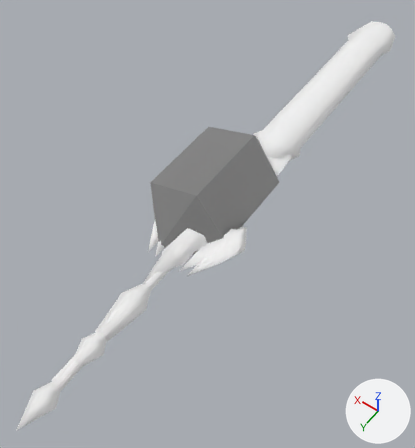
The glTF model docs/models/weapons/w14/020.glb as it was, and as the next commit left it.
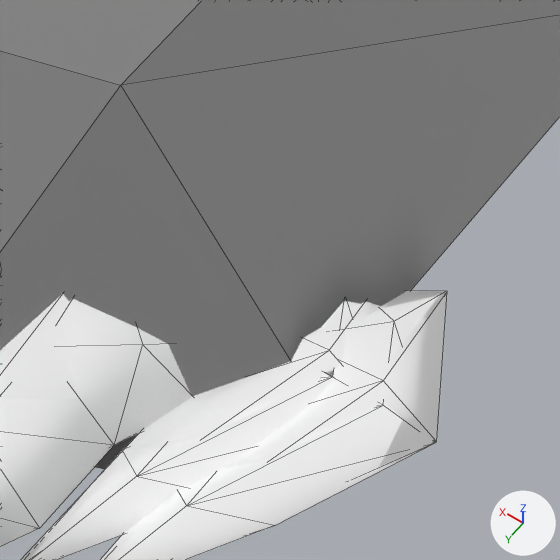
The first picture shows the older version from a 50 mm camera at (-1.03, 0.99, 2.23) aimed at (0.07, -0.54, -0.18). The close-ups show the older and then the newer version on the part from 43% to 64% of the width and 41% to 60% of the height of that picture. Only the edits that show in the close-ups are written down. Lighting does not change. The marker at lower right points along +X, +Y and +Z. The close-ups show mesh edges as thin lines. Vertices at exactly the same position are counted once.

The first close-up shows 'Group[0]', 'Group[100]', 'Group[1]', 'Group[24]', 'Group[2]'.
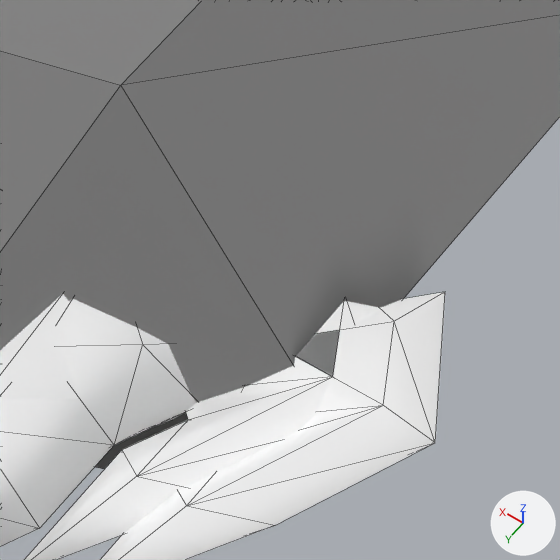
What changed in the scene script:
```text
Change me_group_1:
    used by ob_group_1; location = (0.0, 0.0, 0.0)
    remove me_group_1.from_pydata(...)  # 75 vertices, 116 faces; spans x -0.255..0.255, y -0.521..0.547, z -0.062..0.062
    add me_group_1.from_pydata(...)  # 55 vertices, 88 faces; spans x -0.253..0.253, y -0.521..0.547, z -0.062..0.062
    me_group_1 part 1: the loose piece of 7 vertices spanning x -0.255..-0.018, y -0.521..-0.124, z -0.038..0.041 is deleted
    other edits to the shape of me_group_1 do not show in these pictures
Change me_group_2:
    used by ob_group_2; location = (0.0, 0.0, 0.0)
    remove me_group_2.from_pydata(...)  # 81 vertices, 124 faces; spans x -0.21..0.209, y -0.521..0.821, z -0.062..0.062
    add me_group_2.from_pydata(...)  # 55 vertices, 88 faces; spans x -0.21..0.209, y -0.521..0.821, z -0.062..0.062
    me_group_2 part 2: the loose piece of 7 vertices spanning x -0.207..0.03, y -0.521..-0.124, z -0.038..0.041 is deleted
    other edits to the shape of me_group_2 do not show in these pictures
```

Where the change shows, as pixel boxes (x1, y1, x2, y2) in the close-ups (560 x 560 px):
'Group[1]', reshaped
    before: (100, 291, 447, 560)
    after: (100, 292, 445, 560)
'Group[2]', reshaped
    before: (21, 301, 381, 560)
    after: (24, 301, 379, 560)
part 1 of me_group_1, deleted
    before: (226, 291, 447, 468)
part 2 of me_group_2, deleted (mostly hidden)
    before: (21, 301, 381, 560)
